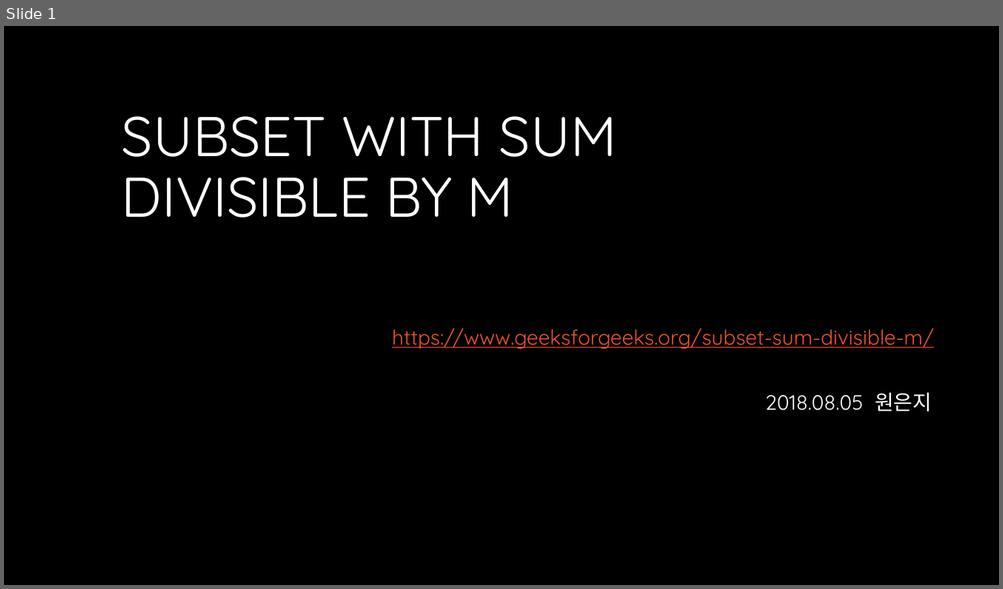
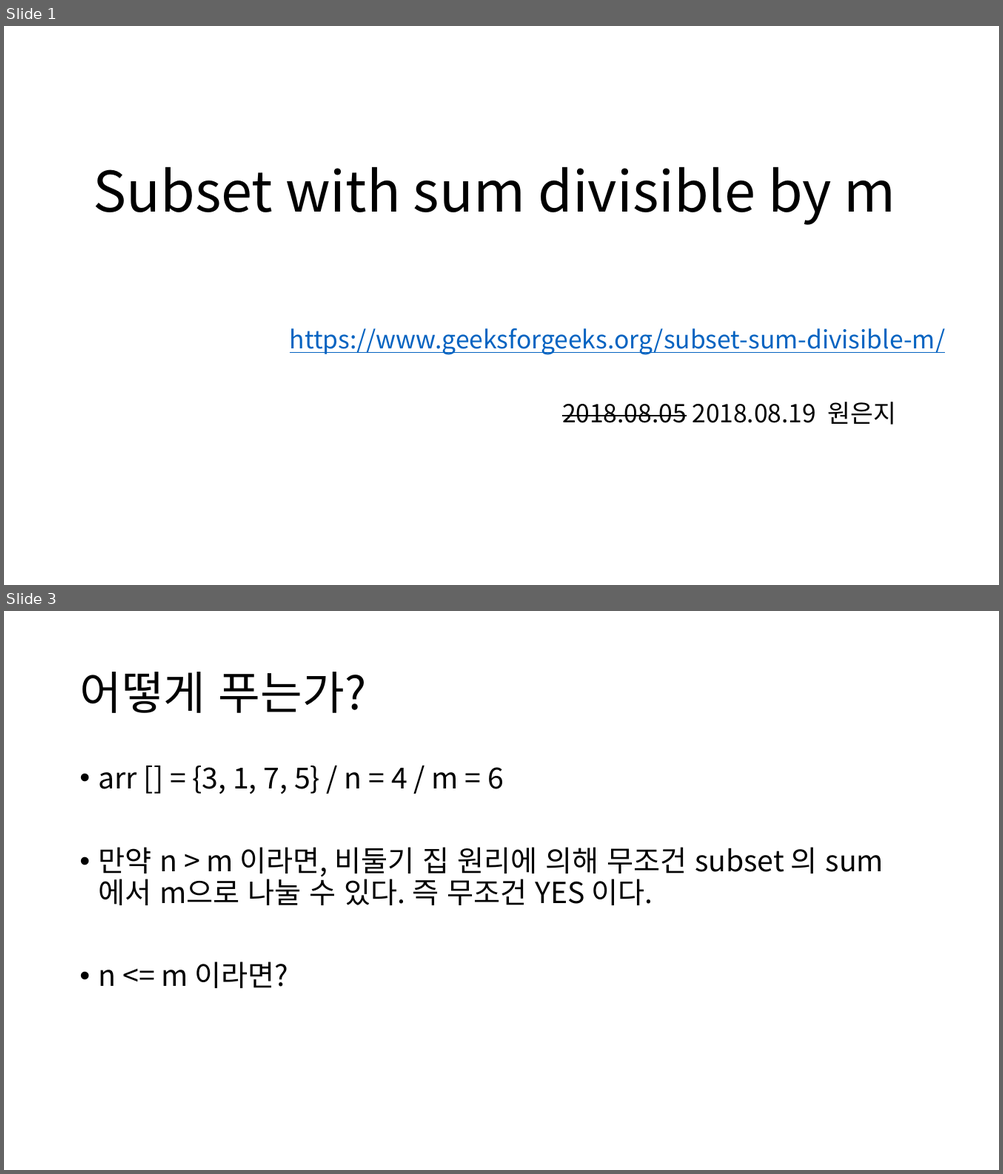
Before and after one commit to eunjiWon/algorithm_study, a slide deck: Subsum.pptx. Shown one above the other, each under a label of ours: slide 1 before the commit, slides 1 and 3 after it; the slides between them are not shown. The pictures are 1003x589 and 1003x1174 pixels, drawn with LibreOffice and Linux fonts; fonts in the diff are those of the drawing; background and template pictures are left out. Boxes give left, top, right and bottom in pixels: in the first picture for what was removed or moved away, otherwise in the second. Text is boxed around its words. In the diff, an @@ line names an element or a change of style, - is before the commit and + after.

```diff
--- a/Subsum.pptx
+++ b/Subsum.pptx
@@ slide 3 added at <box>4,611,999,1170</box>, background #FFFFFF @@
@@ title added at <box>79,672,367,713</box>, 44 pt, text #000000 @@
+어떻게 푸는가?
@@ text added at <box>99,766,817,988</box>, 28 pt, text #000000 @@
+• arr [] = {3, 1, 7, 5} / n = 4 / m = 6
+• 만약 n > m 이라면, 비둘기 집 원리에 의해 무조건 subset 의 sum에서 m으로 나눌 수 있다. 즉 무조건 YES 이다.
+• n <= m 이라면?
@@ slide 1 changed as well @@
@@ background #000000 to #FFFFFF @@
@@ title at <box>94,167,896,225</box>: text changed; font Quicksand to Noto Sans CJK KR; text colour #FFFFFF to #000000 @@
-SUBSET WITH SUM DIVISIBLE BY M
+Subset with sum divisible by m
@@ subtitle "https://www.geeksforgeeks.org/subset-sum-divisible-m/": place and size @@
-subtitle "https://www.geeksforgeeks.org/subset-sum-divisible-m/" at <box>392,328,933,412</box>
+subtitle "https://www.geeksforgeeks.org/subset-sum-divisible-m/" at <box>290,329,945,425</box>
@@ subtitle at <box>290,329,945,355</box>: size 20 to 24 pt, font Quicksand to Noto Sans CJK KR, text colour #F0532B to #0563C1 in "https://www.geeksforgeeks.org/subset-sum-divisible-m/"; alignment left to centre @@
@@ subtitle at <box>562,402,896,425</box>: text changed; size 20 to 24 pt; font Quicksand to Noto Sans CJK KR; text colour #FFFFFF to #000000 @@
-2018.08.05 원은지
+2018.08.05 2018.08.19 원은지
```
Also in this commit, not shown: 1 other slide changed, 4 other slides added, 3 slides removed, 10 other files.
